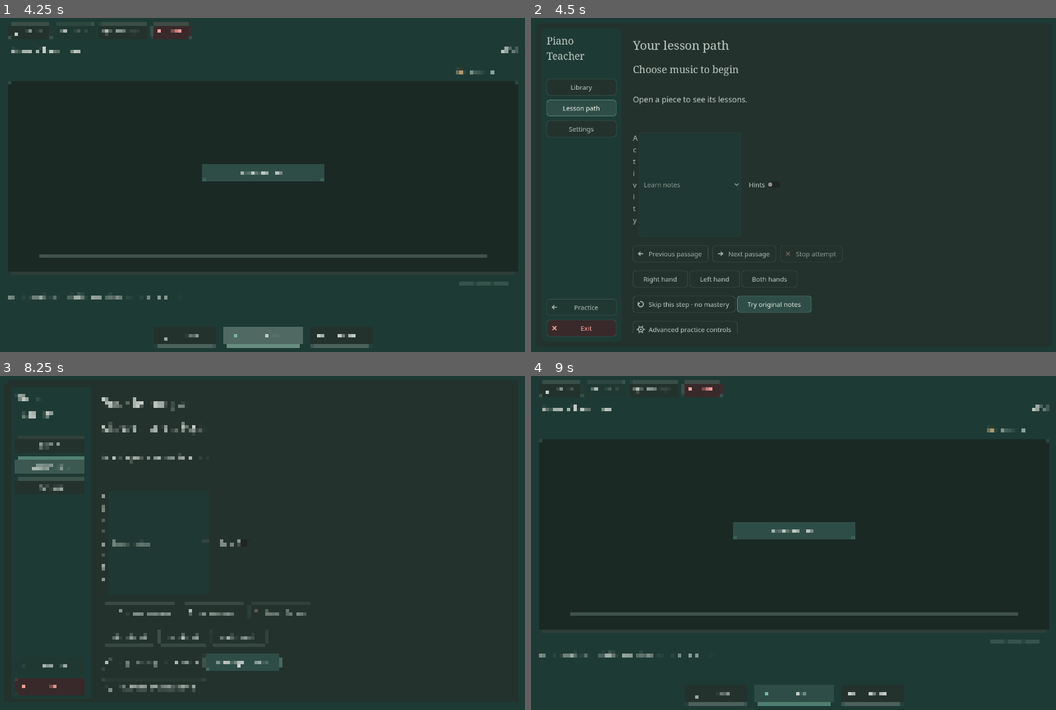
Above: before the commit, frames 1-4 (two rows, left to right).
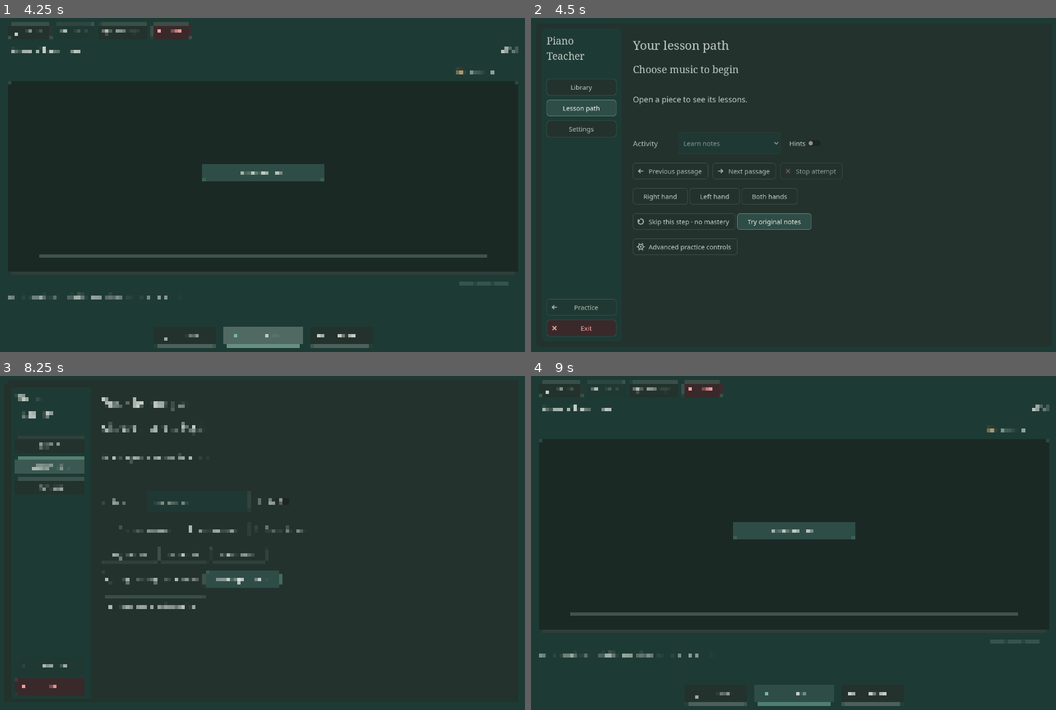
Above: after the commit, the same moments.

Repository: tpepels/piano_teacher
Game: Godot game, scene res://main.tscn
The game is run twice, just before and just after one commit, with the same random seed, the same clock (stepped at 60 frames per second) and the same inputs.
Inputs:
- Up to frame 1 (4.25 s): click "Retry" at 0.5 s; click "Retry" at 1.25 s; click "Retry" at 2 s; click "Play" at 2.75 s; click "Play" at 3.5 s
- Up to frame 2 (4.5 s): click "Path" at 4.25 s
- Up to frame 3 (8.25 s): click "Next passage" at 5 s; click "Listen" at 5.75 s; click "Music" at 6.5 s; click "Library" at 7.25 s; click "Lesson path" at 8 s
- Up to frame 4 (9 s): click "Next passage" at 8.75 s

Frame 1 is identical in both runs. In frame 2, 3.1% of the frame differs, in the area x 19-59%, y 35-95%; in frame 3, 3.3%; in frame 4, nothing differs.

Commit message:
Prevent letter-by-letter Activity label and oversized Lesson Path selector

Diff:
--- a/godot/main.gd
+++ b/godot/main.gd
@@ -1775,14 +1775,29 @@
     content.add_child(lesson_summary)
     lesson_description = _label("", 16, MUTED)
     content.add_child(lesson_description)
-    var activity := HFlowContainer.new()
-    activity.add_theme_constant_override("h_separation", 12)
-    activity.add_theme_constant_override("v_separation", 8)
+    # FlowContainer inside an expanding, vertically scrolling VBox can
+    # calculate a near-zero width for its Label during a resize. The label
+    # then wraps to one letter per line and forces the entire activity
+    # section (including OptionButton) to become hundreds of pixels tall.
+    # These three small controls fit in a single bounded horizontal row.
+    var activity := HBoxContainer.new()
+    activity.name = "LessonActivityRow"
+    activity.size_flags_horizontal = Control.SIZE_EXPAND_FILL
+    activity.add_theme_constant_override("separation", 14)
     content.add_child(activity)
     var activity_caption := _label("Activity", 17, MUTED)
+    activity_caption.name = "LessonActivityCaption"
+    activity_caption.autowrap_mode = TextServer.AUTOWRAP_OFF
+    activity_caption.custom_minimum_size.x = 90
     activity_caption.size_flags_horizontal = Control.SIZE_SHRINK_BEGIN
+    activity_caption.size_flags_vertical = Control.SIZE_SHRINK_CENTER
     activity.add_child(activity_caption)
+    mode_choice.custom_minimum_size = Vector2(220, 44)
+    mode_choice.size_flags_horizontal = Control.SIZE_SHRINK_BEGIN
+    mode_choice.size_flags_vertical = Control.SIZE_SHRINK_CENTER
     activity.add_child(mode_choice)
+    hints_toggle.size_flags_horizontal = Control.SIZE_SHRINK_BEGIN
+    hints_toggle.size_flags_vertical = Control.SIZE_SHRINK_CENTER
     activity.add_child(hints_toggle)
     var passage_nav := HFlowContainer.new()
     passage_nav.add_theme_constant_override("h_separation", 10)
